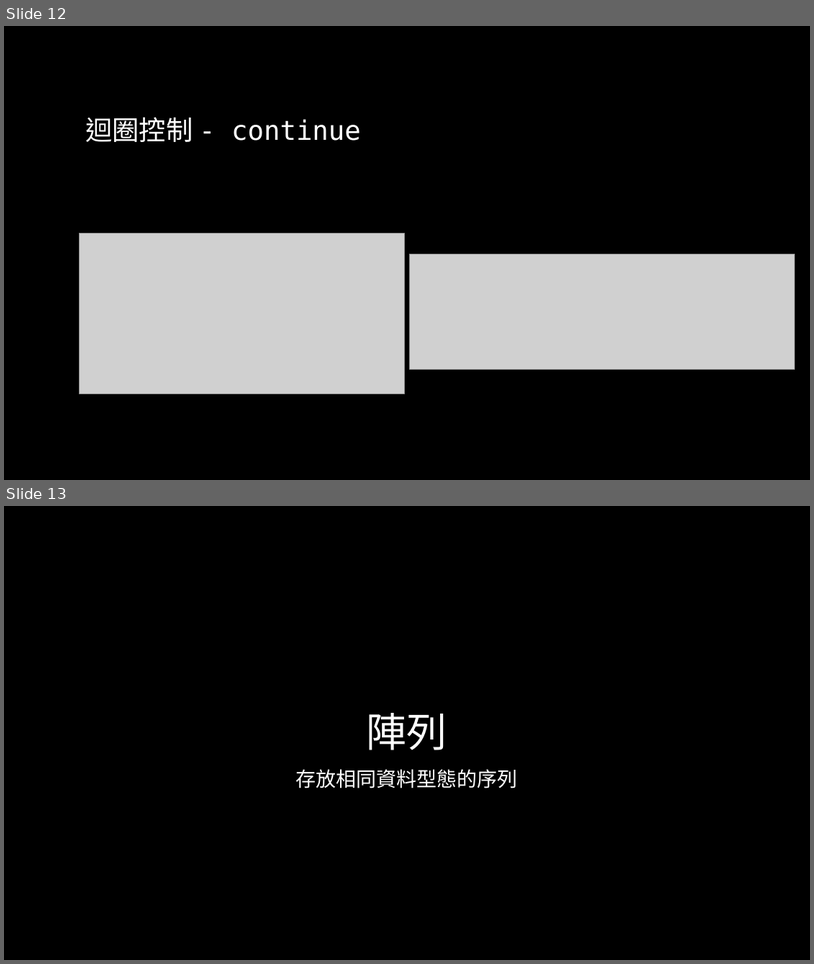
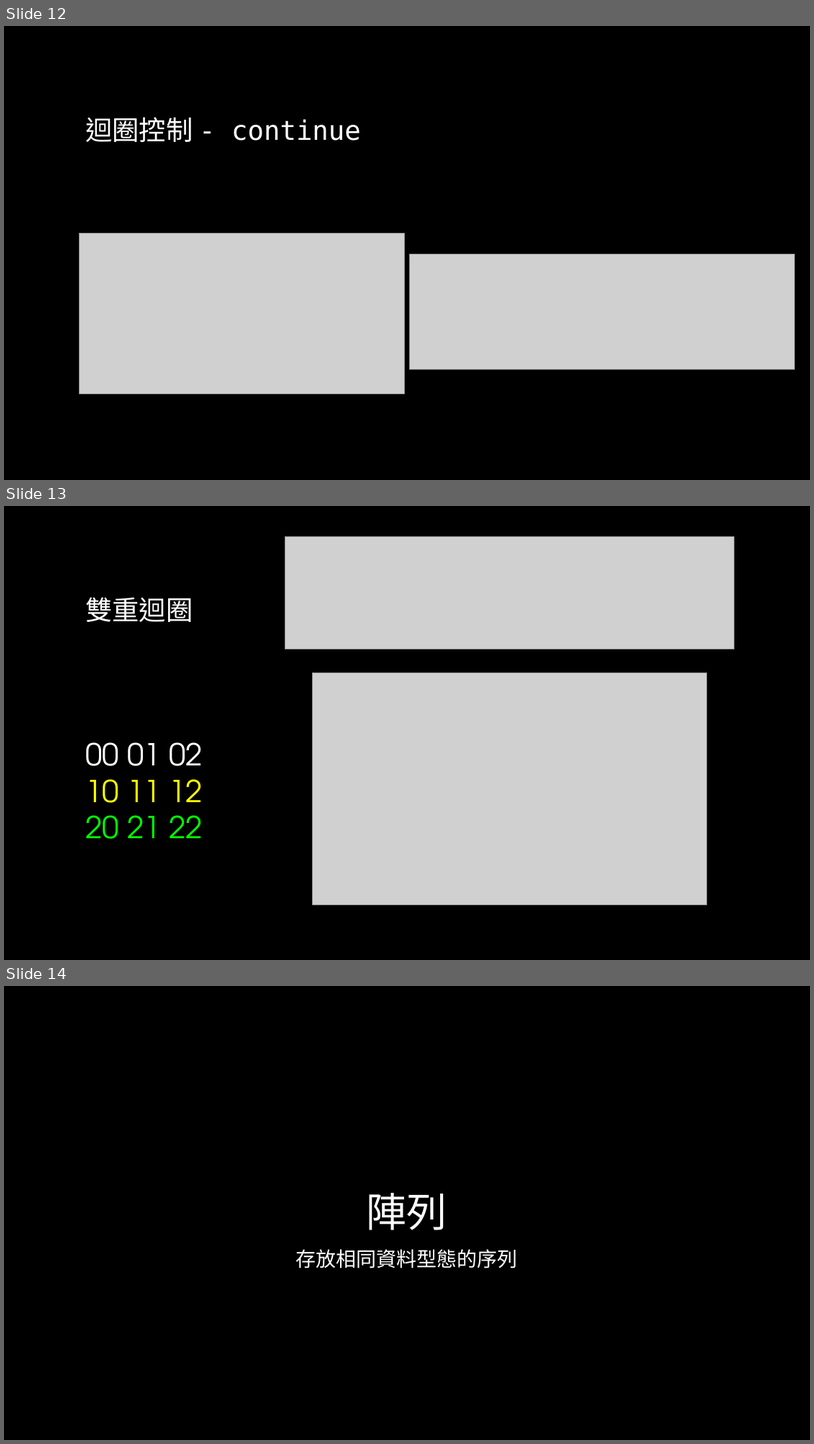
Before and after one commit to liuutin9/2023_summer_camp, a slide deck: 電機_C_Day_2.pptx. Shown one above the other, each under a label of ours: slides 12 and 13 before the commit, slides 12, 13 and 14 after it. The pictures are 814x964 and 814x1444 pixels, drawn with LibreOffice and Linux fonts; fonts in the diff are those of the drawing; grey boxes stand for pictures; background and template pictures are left out. Boxes give left, top, right and bottom in pixels: in the first picture for what was removed or moved away, otherwise in the second. Text is boxed around its words. In the diff, an @@ line names an element or a change of style, - is before the commit and + after.

Commit message:
雙重迴圈、%s

```diff
--- a/電機_C_Day_2.pptx
+++ b/電機_C_Day_2.pptx
@@ slide 13 added at [4, 506, 810, 960], background picture (left out) @@
@@ picture added at [286, 537, 736, 649] @@
@@ title added at [85, 597, 193, 622], 32 pt, text gradient #FFFFFF to #A6A6A6 @@
+雙重迴圈
@@ picture added at [313, 672, 707, 904] @@
@@ text added at [85, 742, 203, 839], 36 pt, text #FFFFFF @@
+00 01 02
+10 11 12
+20 21 22
@@ what was slide 13 is now slide 14 @@
```
Also in this commit, not shown: 2 other slides added.
